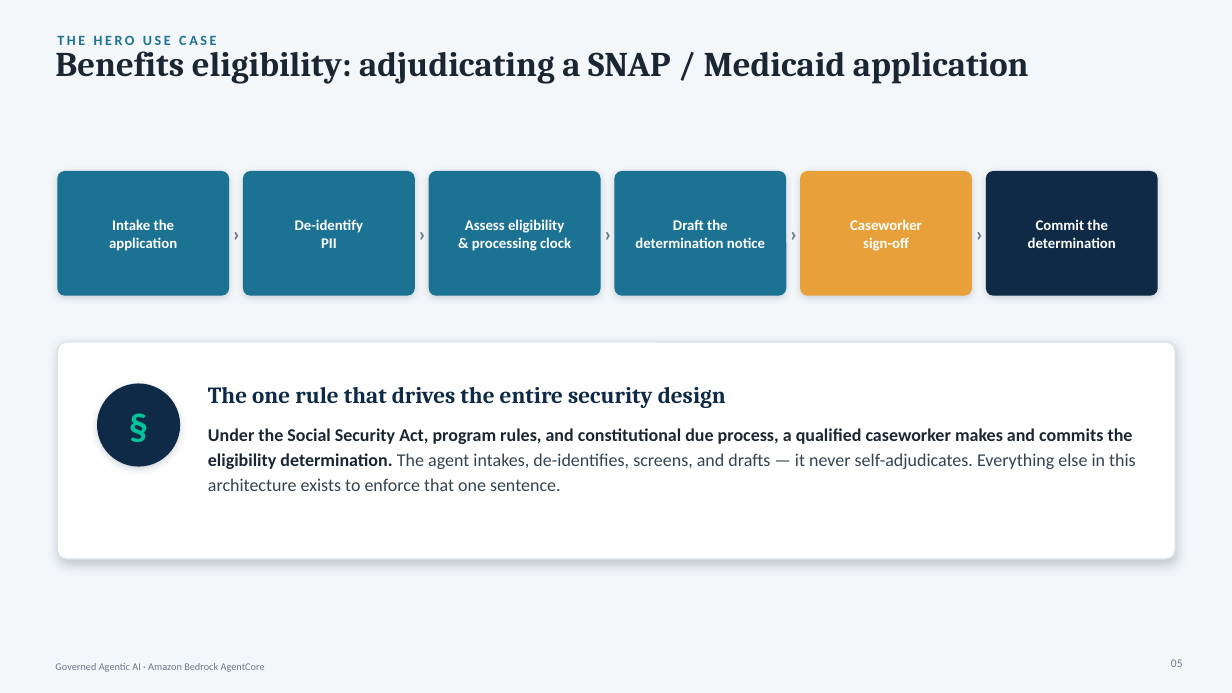
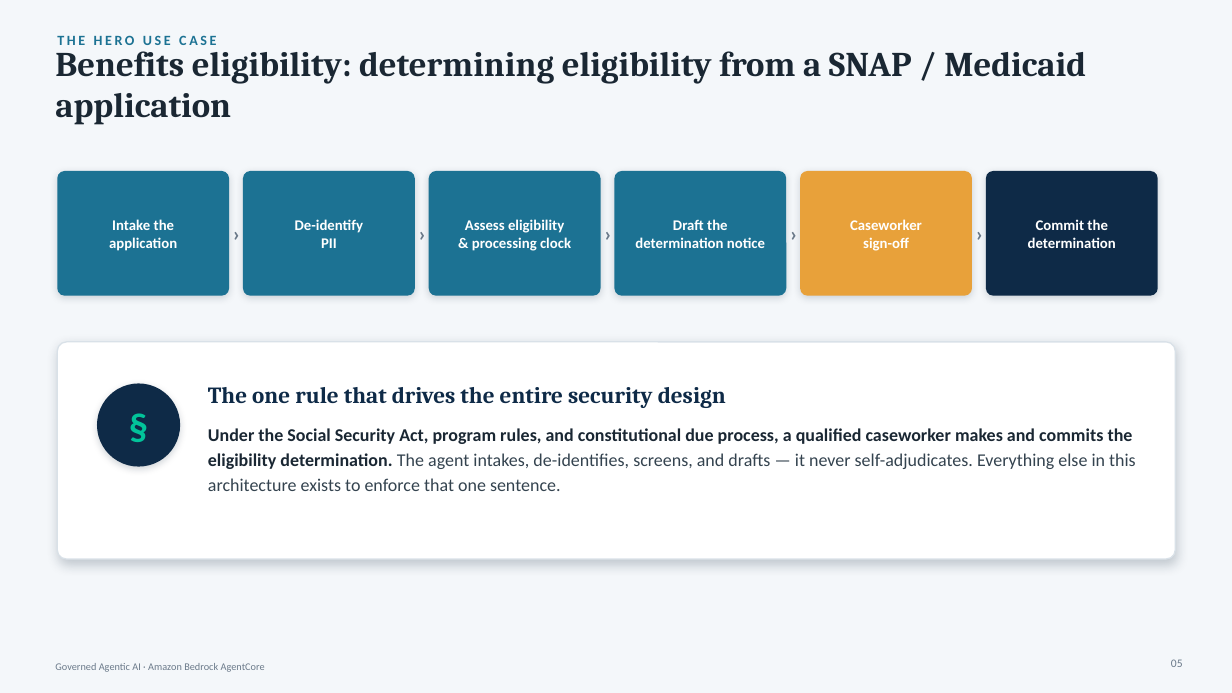
Before and after one commit to virtualryder/benefits_eligibility_agent, a slide deck: slide 5 of docs/Benefits-AgentCore-Leadership.pptx. Drawn at 1232x693 pixels with LibreOffice and Linux fonts; fonts in the diff are those of the drawing. Boxes give left, top, right and bottom in pixels: in the first picture for what was removed or moved away, otherwise in the second. Text is boxed around its words. In the diff, an @@ line names an element or a change of style, - is before the commit and + after.

Commit message:
docs: de-overclaim benefits leadership deck (remove 'adjudication' framing, match P0-10 repositioning) + README CI update
Cover + workflow-slide titles said 'Public-Benefits Adjudication' / 'adjudicating a SNAP application' — the agent-as-decider framing P0-10 removed from the other three decks. Retitled to neutral 'Public-Benefits Eligibility' / 'determining eligibility from a SNAP/Medicaid application'; the correct 'never self-adjudicates' framing stays. Regenerated the .pptx.

```diff
--- a/docs/Benefits-AgentCore-Leadership.pptx
+++ b/docs/Benefits-AgentCore-Leadership.pptx
@@ text at [55, 44, 1086, 125]: text changed @@
-Benefits eligibility: adjudicating a SNAP / Medicaid application
+Benefits eligibility: determining eligibility from a SNAP / Medicaid application
```
Also in this commit, not shown: 1 other slide changed, 2 other files.
